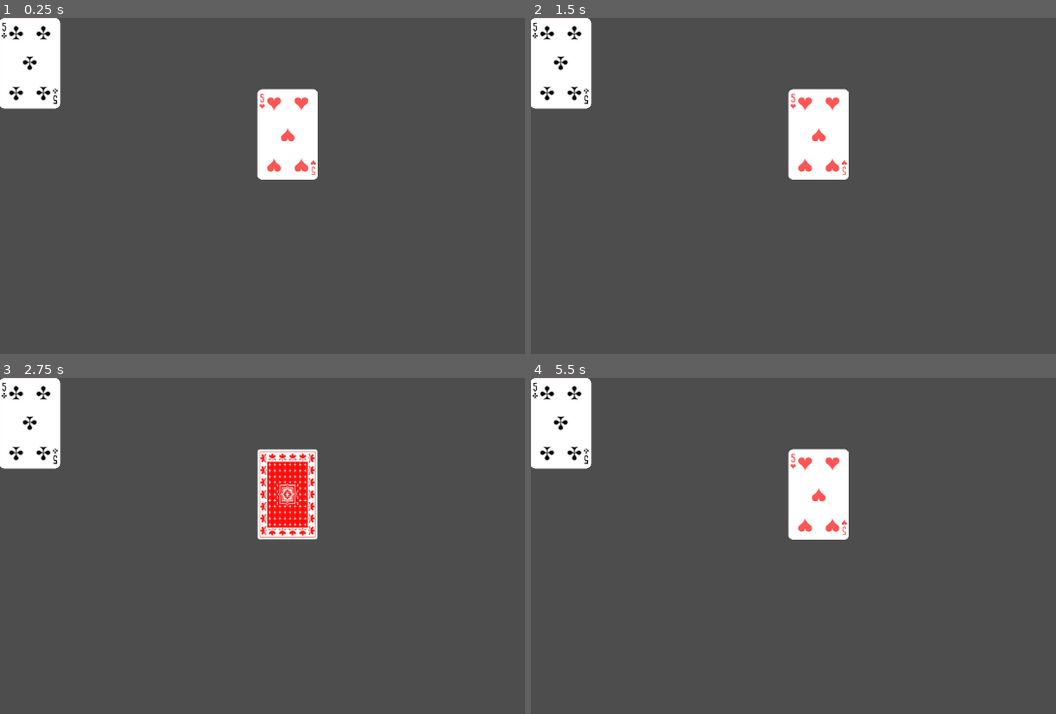
Above: before the commit, frames 1-4 (two rows, left to right).
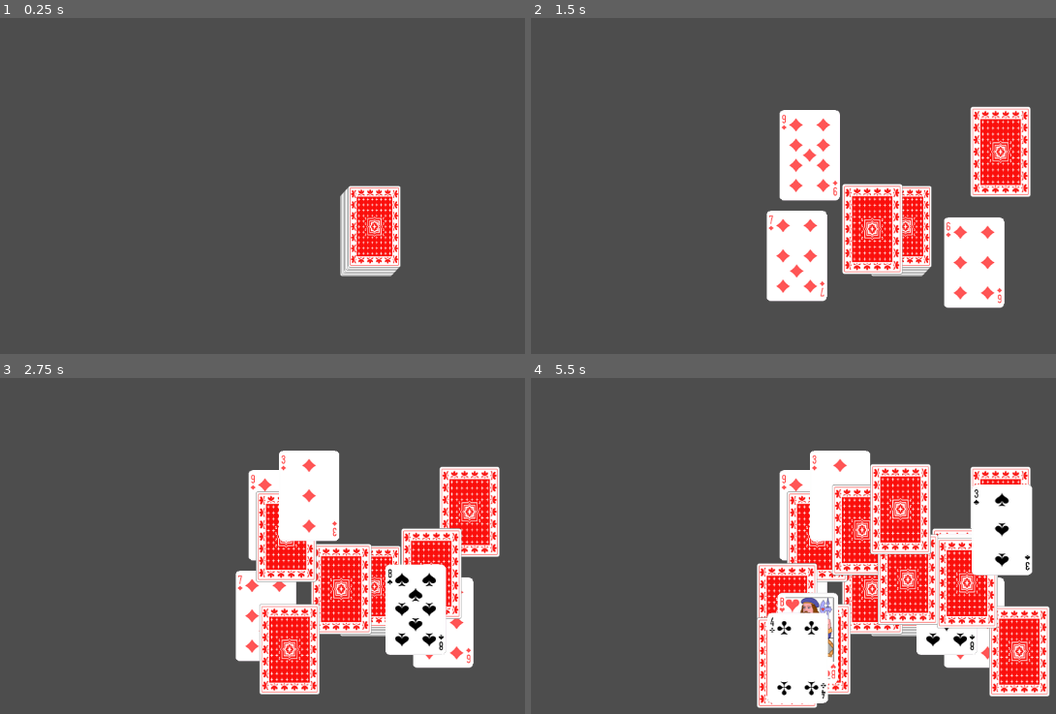
Above: after the commit, the same moments.

Repository: TristanTurcotte/cardable-godot
Game: Godot game, scene res://scenes/node_2d.tscn
Same seed, same stepped clock (60 frames per second), same inputs: the game is played once before the commit and once after it. The project has no main scene, so this scene is started directly.
Inputs:
- Up to frame 1 (0.25 s): no input
- Up to frame 2 (1.5 s): no input
- Up to frame 3 (2.75 s): no input
- Up to frame 4 (5.5 s): no input

The runs differ from the first frame. In frame 1, 9.3% of the frame differs, in the area x 0-77%, y 0-77%; in frame 2, 20%; in frame 3, 26%; in frame 4, 33%, in the area x 0-99%, y 0-99%.

Commit message:
Added deck scene object, can draw cards and have them randomly thrown.

Diff:
--- /dev/null
+++ b/scenes/deck/deck.gd
@@ -0,0 +1,58 @@
+extends Node2D
+
+# The root object of this PackedScene must have a init(int, int, bool) function.
+@export var card_scene: PackedScene
+
+var contents = []
+
+func init():
+	contents = default_deck()
+	contents.shuffle()
+
+# Called when the node enters the scene tree for the first time.
+func _ready():
+	init()
+
+
+# Called every frame. 'delta' is the elapsed time since the previous frame.
+func _process(delta):
+	pass
+
+func draw_card(flipped: bool):
+	print("Drawing..")
+	if contents.is_empty():
+		return
+
+	var data = index_to_card(contents.pop_back())
+
+	var card = card_scene.instantiate()
+	card.init(data[0], data[1], flipped)
+
+	var x = self.global_position.x + randi_range(-180, 180)
+	var y = self.global_position.y + randi_range(-150, 150)
+
+	card.set_global_position(Vector2(x, y))
+
+	get_parent().add_child(card)
+
+static func index_to_card(index):
+	var suit = index % 4
+	var value = index % 13
+	return [suit, value]
+
+static func get_card_index(suit, value):
+	var index = suit * 13 + value
+	return index
+
+static func default_deck():
+	var deck = []
+
+	for suit in 4:
+		for face in 13:
+			deck.push_back(get_card_index(suit, face))
+
+	return deck
+
+
+func _on_timer_timeout():
+	draw_card(randi_range(0, 1) == 1)
--- /dev/null
+++ b/scenes/deck/deck.tscn
@@ -0,0 +1,22 @@
+[gd_scene load_steps=4 format=3 uid="uid://drhpum8mqwfo8"]
+
+[ext_resource type="Script" path="res://scenes/deck/deck.gd" id="1_5kd7b"]
+[ext_resource type="Texture2D" uid="uid://cvdrf7m1pikw7" path="res://resources/cards/deck_placeholder.png" id="1_dqf75"]
+
+[sub_resource type="PlaneMesh" id="PlaneMesh_81n0c"]
+size = Vector2(90, -135)
+orientation = 2
+
+[node name="Deck" type="Node2D"]
+script = ExtResource("1_5kd7b")
+
+[node name="DeckShape" type="MeshInstance2D" parent="."]
+position = Vector2(45, 67.5)
+mesh = SubResource("PlaneMesh_81n0c")
+texture = ExtResource("1_dqf75")
+
+[node name="Timer" type="Timer" parent="."]
+wait_time = 0.25
+autostart = true
+
+[connection signal="timeout" from="Timer" to="." method="_on_timer_timeout"]
--- a/scenes/node_2d.tscn
+++ b/scenes/node_2d.tscn
@@ -1,10 +1,10 @@
-[gd_scene load_steps=2 format=3 uid="uid://bq3wer4hpmnuu"]
+[gd_scene load_steps=3 format=3 uid="uid://bq3wer4hpmnuu"]
 
+[ext_resource type="PackedScene" uid="uid://drhpum8mqwfo8" path="res://scenes/deck/deck.tscn" id="1_27xfg"]
 [ext_resource type="PackedScene" uid="uid://dmc8lyi6fhlii" path="res://scenes/playing_card/playing_card.tscn" id="1_f6e77"]
 
 [node name="Node2D" type="Node2D"]
 
-[node name="PlayingCard" parent="." instance=ExtResource("1_f6e77")]
-position = Vector2(383, 106)
-
-[node name="PlayingCard2" parent="." instance=ExtResource("1_f6e77")]
+[node name="Deck" parent="." instance=ExtResource("1_27xfg")]
+position = Vector2(506, 250)
+card_scene = ExtResource("1_f6e77")
--- a/scenes/playing_card/CardShape.gd
+++ b/scenes/playing_card/CardShape.gd
@@ -29,7 +29,6 @@
 # Called when the node enters the scene tree for the first time.
 func _ready():
 	self.update_texture()
-	self.update_shape()
 
 
 # Called every frame. 'delta' is the elapsed time since the previous frame.
@@ -43,23 +42,3 @@
 	var text = get_card_texture() # Set the card's texture based off of it's initial value
 	self.set_texture(text)
 	update_texture_flag = false
-
-func update_shape():
-	var parent = get_parent()
-
-	var width = parent.card_width
-	var height = parent.card_height
-
-	var mesh = self.get_mesh()
-	var curr_width = mesh.size.x
-	var curr_height = mesh.size.y
-
-	var width_do_update = -width != curr_width
-	var height_do_update = height != curr_height
-
-	if width_do_update:
-		mesh.size.x = -width
-		self.position.x = width / 2
-	if height_do_update:
-		mesh.size.y = height
-		self.position.y = height / 2
--- a/scenes/playing_card/playing_card.gd
+++ b/scenes/playing_card/playing_card.gd
@@ -11,14 +11,19 @@
 @export_enum("Hearts", "Diamonds", "Clubs", "Spades") var card_suit = 0
 # Represents what this card's value index is (0-12)
 @export_enum("Ace", "Two", "Three", "Four", "Five", "Six", "Seven", "Eight", "Nine", "Ten", "Jack", "Queen", "King") var card_value = 0
-# Width of the card in pixels
-@export var card_width = 90
-# Height of the card in pixels
-@export var card_height = 135
 
 var flipped = false
 
-@onready var shape = self.find_child("CardShape", false, false)
+@onready var shape = self.find_child("CardShape")
+
+# Initialize this card, set the suit, value, and if it is flipped or not.
+# flip being true will mean the value will be facing down and you will see the card's back.
+func init(suit, value, flip):
+	if flip:
+		flip_card()
+
+	if !set_card(suit, value):
+		set_card(0, 0)
 
 # Called when the node enters the scene tree for the first time.
 func _ready():
@@ -31,7 +36,8 @@
 # Flip the card
 func flip_card():
 	flipped = !flipped
-	shape.notify_texture_update()
+	if shape != null:
+		shape.notify_texture_update()
 	print_debug("Flipping the card for it to be %s" % ("hidden" if flipped else "revealed"))
 
 # Reveals the card, if the card was already revealed it won't do anything.
@@ -49,6 +55,12 @@
 # Called every frame. 'delta' is the elapsed time since the previous frame.
 func _process(delta):
 	pass
+
+func randomize_card():
+	card_suit = randi_range(0, 3)
+	card_value = randi_range(0, 12)
+	if shape != null:
+		shape.notify_texture_update()
 
 # Returns a String representation of this card's suit & value.
 func get_card_name() -> String:
@@ -79,14 +91,19 @@
 func get_value_index() -> int:
 	return self.card_value
 
-func set_card(suit_index, value_index):
+func set_card(suit_index, value_index) -> bool:
 	if suit_index >= SUITS_LEN || suit_index < 0 || value_index >= VALUES_LEN || value_index < 0:
 		print_debug("ERROR: Invalud suit=%s or value=%s index" % [suit_index, value_index])
-		return
+		return false
 	self.card_suit = suit_index
 	self.card_value = value_index
-	shape.notify_texture_update()
+	if shape != null:
+		shape.notify_texture_update()
+	return true
 
 func _on_timer_timeout():
-	if randi_range(0, 100) > 80:
+	var val = randi_range(0,100)
+	if val > 80:
 		flip_card()
+	elif val < 10:
+		randomize_card()
--- a/scenes/playing_card/playing_card.tscn
+++ b/scenes/playing_card/playing_card.tscn
@@ -16,6 +16,5 @@
 script = ExtResource("1_fn05v")
 
 [node name="Timer" type="Timer" parent="."]
-autostart = true
 
 [connection signal="timeout" from="Timer" to="." method="_on_timer_timeout"]
Binary file added: resources/cards/deck_placeholder.png
Not shown, added: resources/cards/deck_placeholder.png.import
